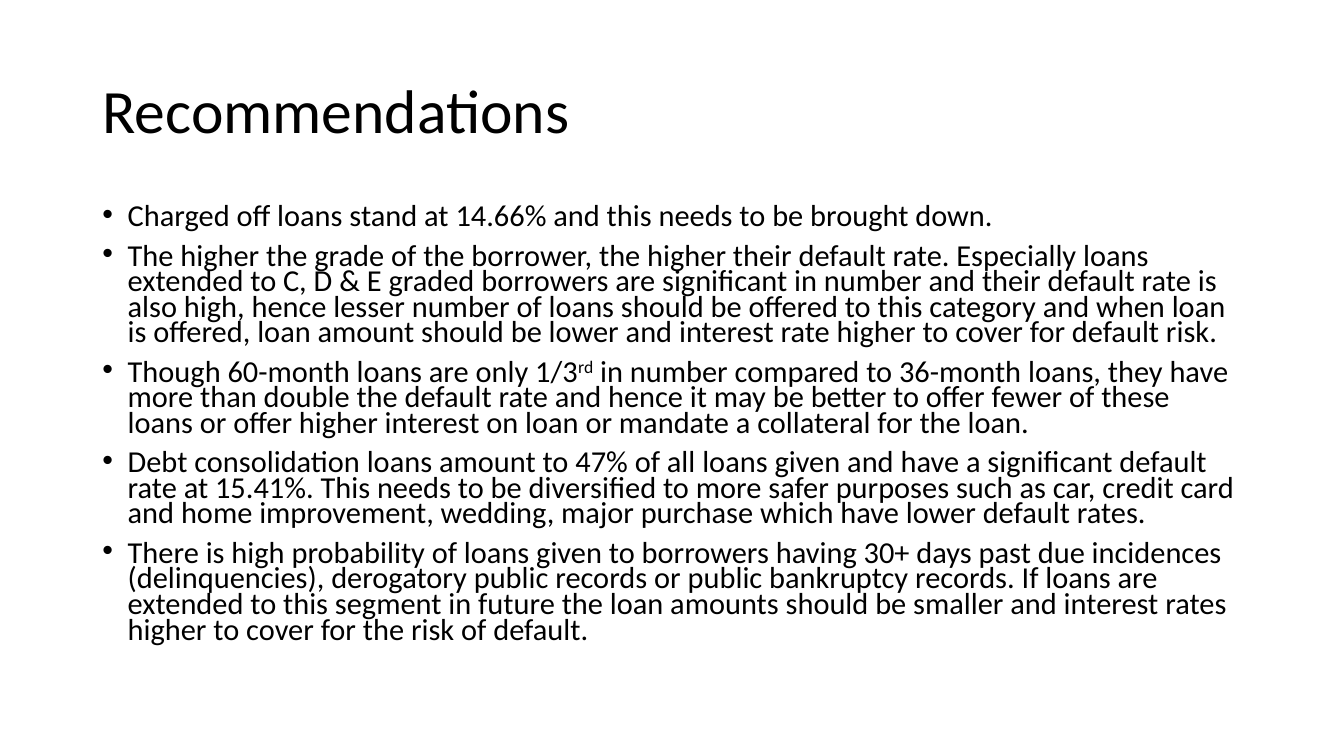
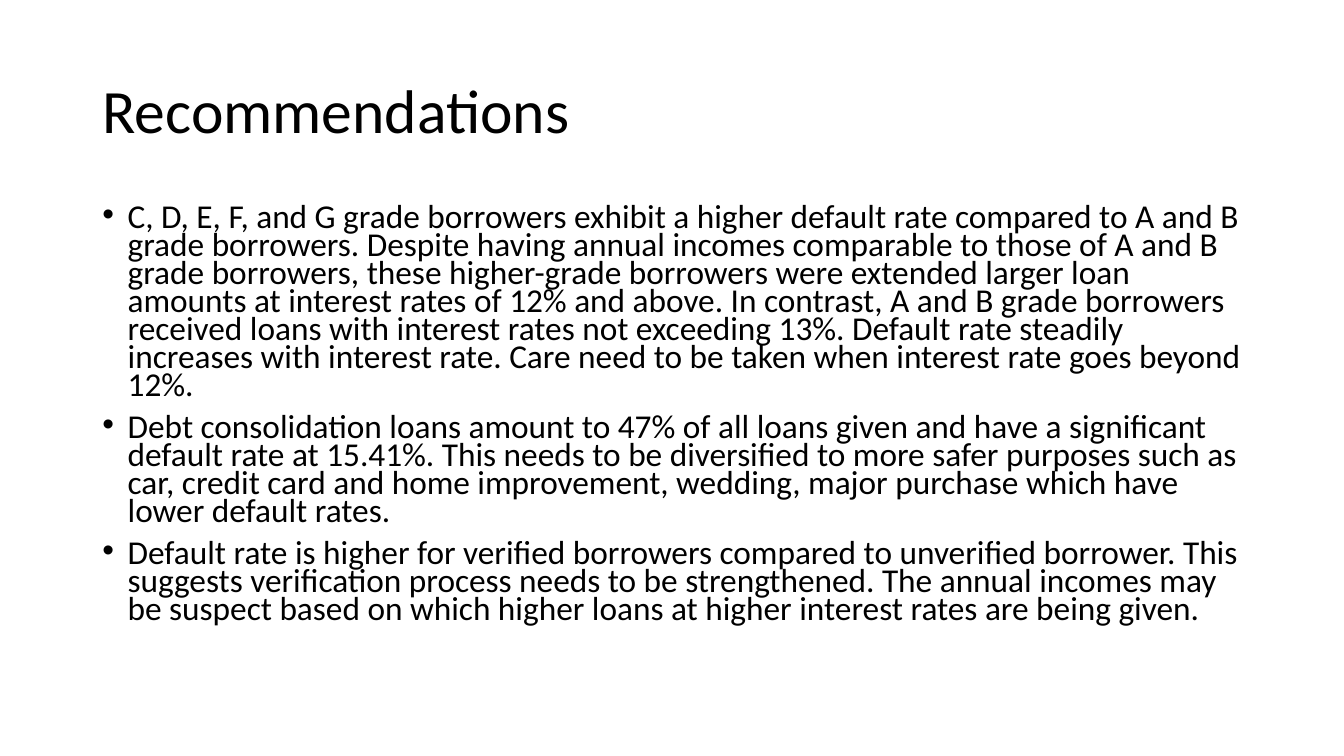
Before and after one commit to sivavaddadi/LendingClubCaseStudy, a slide deck: slide 7 of Lending_Club_Case_Study.pptx (slide 6 before the commit). Drawn at 1344x756 pixels with LibreOffice and Linux fonts; fonts in the diff are those of the drawing. Boxes give left, top, right and bottom in pixels: in the first picture for what was removed or moved away, otherwise in the second. Text is boxed around its words. In the diff, an @@ line names an element or a change of style, - is before the commit and + after.

```diff
--- a/Lending_Club_Case_Study.pptx
+++ b/Lending_Club_Case_Study.pptx
@@ text at [128, 205, 1240, 397]: text changed; size 21.7 to 23.8 pt @@
-• Charged off loans stand at 14.66% and this needs to be brought down.
-• The higher the grade of the borrower, the higher their default rate. Especially loans extended to C, D & E graded borrowers are significant in number and their default rate is also high, hence lesser number of loans should be offered to this category and when loan is offered, loan amount should be lower and interest rate higher to cover for default risk.
-• Though 60-month loans are only 1/3rd in number compared to 36-month loans, they have more than double the default rate and hence it may be better to offer fewer of these loans or offer higher interest on loan or mandate a collateral for the loan.
+• C, D, E, F, and G grade borrowers exhibit a higher default rate compared to A and B grade borrowers. Despite having annual incomes comparable to those of A and B grade borrowers, these higher-grade borrowers were extended larger loan amounts at interest rates of 12% and above. In contrast, A and B grade borrowers received loans with interest rates not exceeding 13%. Default rate steadily increases with interest rate. Care need to be taken when interest rate goes beyond 12%.
@@ text at [128, 415, 1236, 523]: size 21.7 to 23.8 pt in "Debt consolidation loans amount to 47% of ..." @@
@@ text at [128, 541, 1237, 626]: text changed; size 21.7 to 23.8 pt @@
-• There is high probability of loans given to borrowers having 30+ days past due incidences (delinquencies), derogatory public records or public bankruptcy records. If loans are extended to this segment in future the loan amounts should be smaller and interest rates higher to cover for the risk of default.
+• Default rate is higher for verified borrowers compared to unverified borrower. This suggests verification process needs to be strengthened. The annual incomes may be suspect based on which higher loans at higher interest rates are being given.
```
Also in this commit, not shown: 2 other slides changed, 1 slide added.
